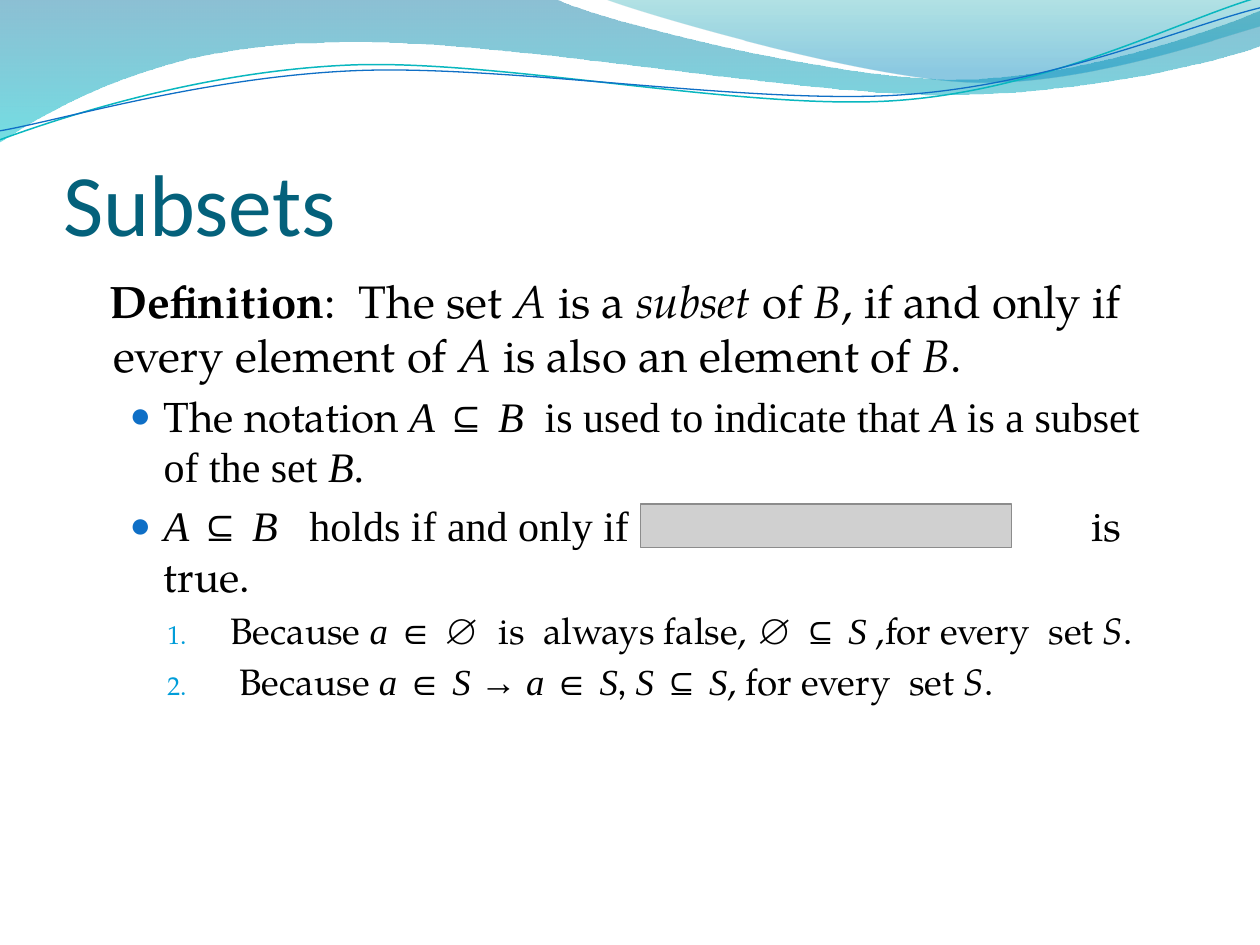
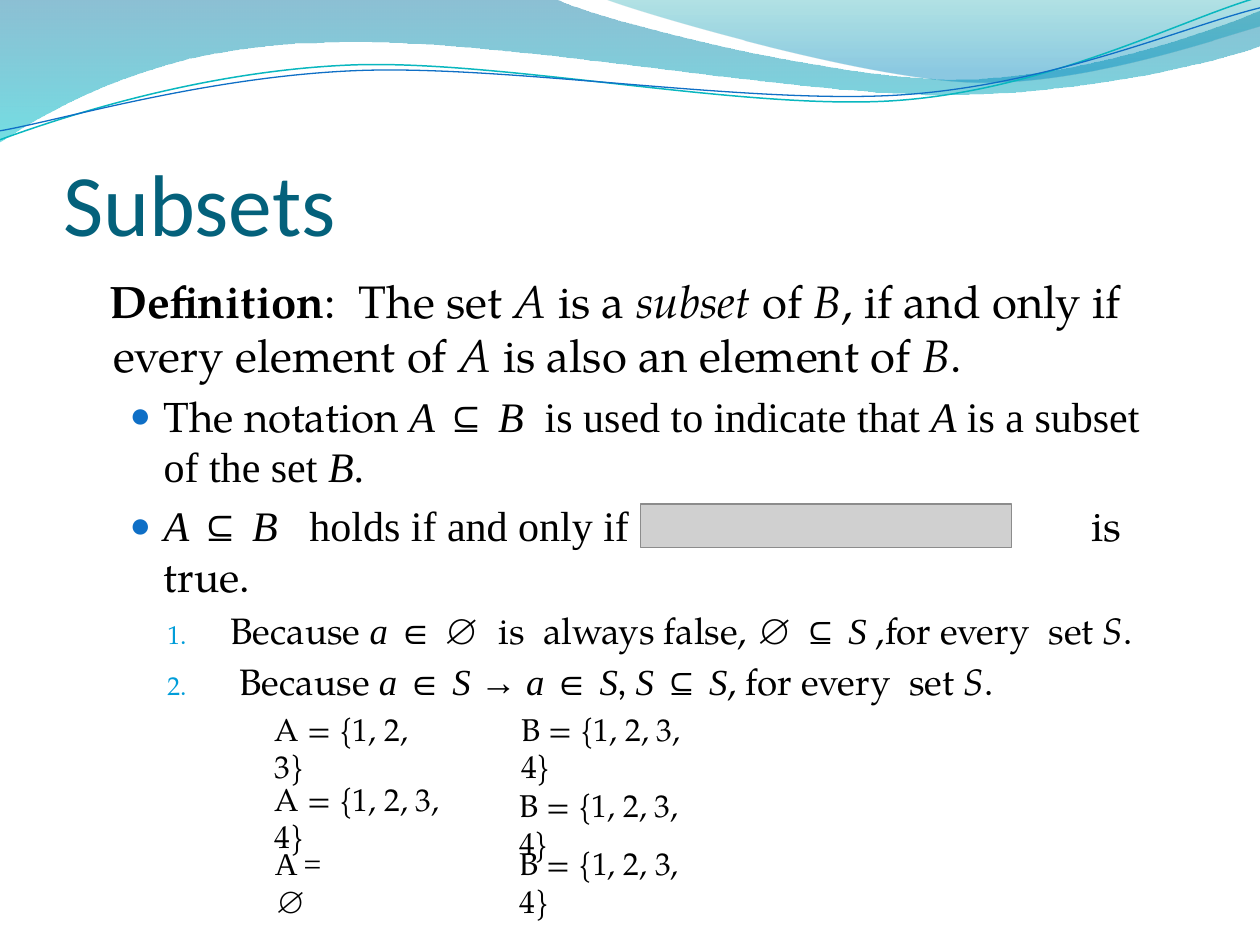
Before and after one commit to lin-chen-GA/lin-chen-GA.github.io, a slide deck: slide 17 of cs2620/slides/cs2620_notes2.pptx (slide 16 before the commit). Drawn at 1260x945 pixels with LibreOffice and Linux fonts; fonts in the diff are those of the drawing; grey boxes stand for pictures; background and template pictures are left out. Boxes give left, top, right and bottom in pixels: in the first picture for what was removed or moved away, otherwise in the second. Text is boxed around its words. In the diff, an @@ line names an element or a change of style, - is before the commit and + after.

```diff
--- a/cs2620/slides/cs2620_notes2.pptx
+++ b/cs2620/slides/cs2620_notes2.pptx
@@ text added at (275,717,408,791), 18 pt, text #000000 @@
+A = {1, 2, 3}
@@ text added at (521,717,681,786), 18 pt, text #000000 @@
+B = {1, 2, 3, 4}
@@ text added at (275,778,440,861), 18 pt, text #000000 @@
+A = {1, 2, 3, 4}
@@ text added at (519,793,679,868), 18 pt, text #000000 @@
+B = {1, 2, 3, 4}
@@ text added at (275,851,298,875), 18 pt, text #000000 @@
+A = ∅
@@ text added at (519,843,679,921), 18 pt, text #000000 @@
+B = {1, 2, 3, 4}
```
Also in this commit, not shown: 9 other slides changed, 2 slides added, 2 other files.
